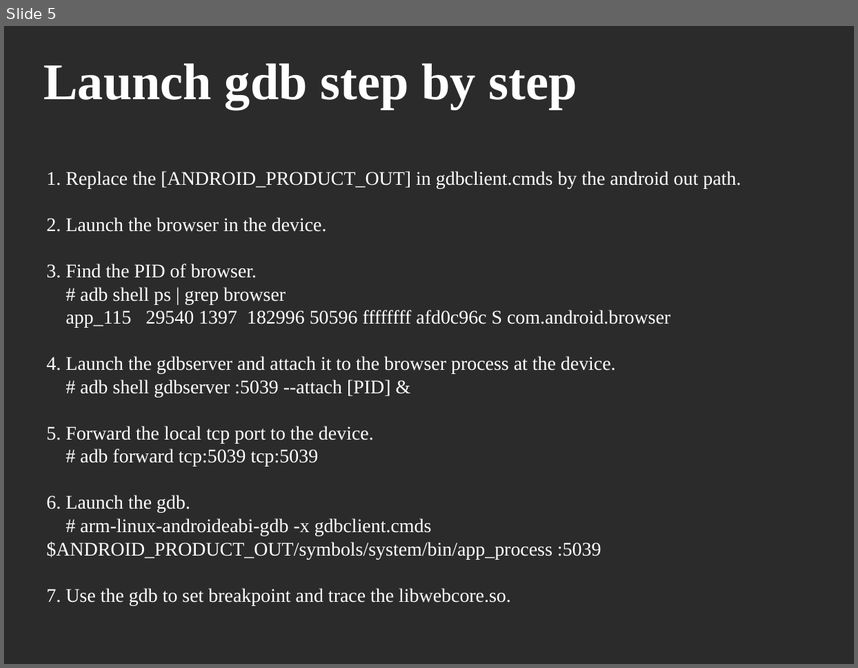
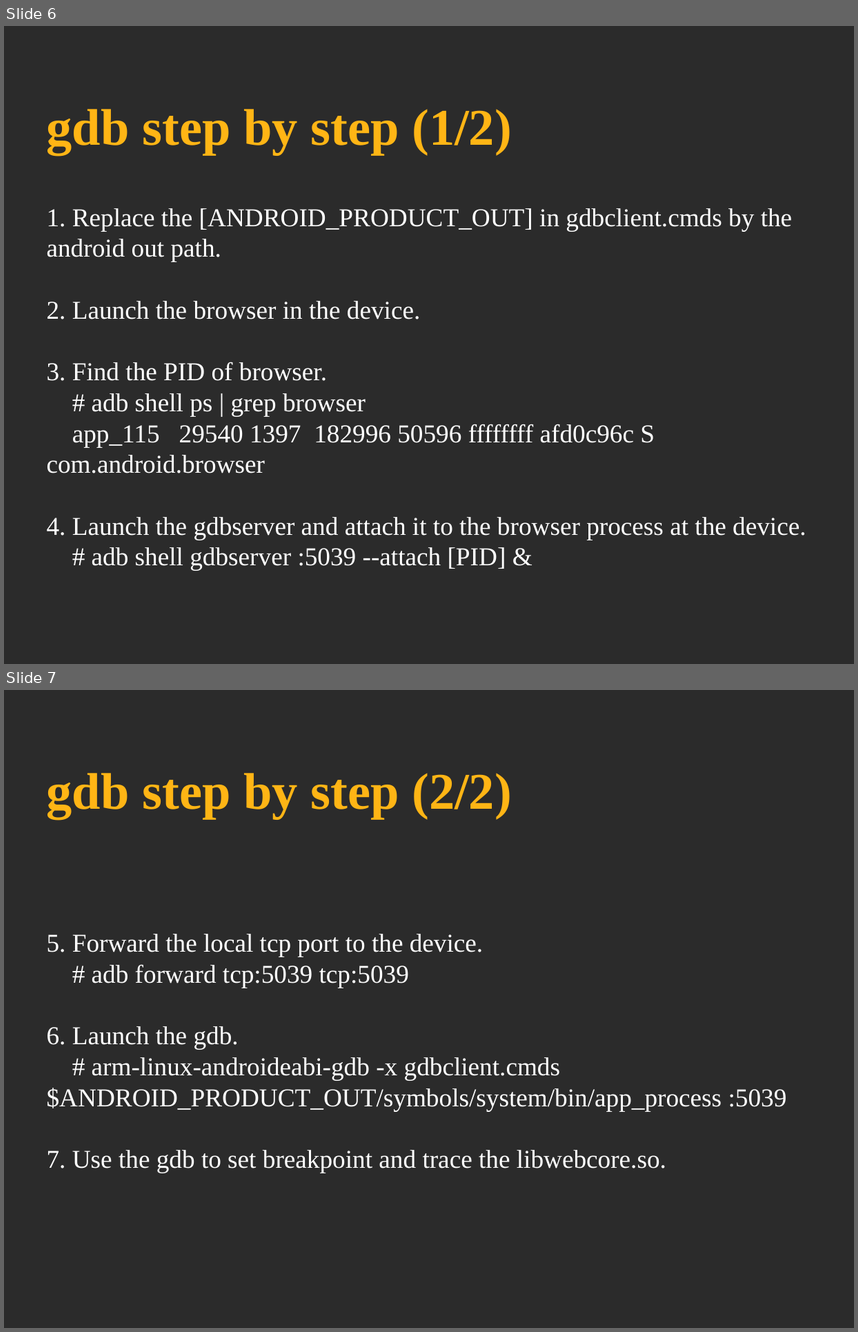
Before and after one commit to tsaicw/android_native_coding, a slide deck: debug_native_code_by_gdb.odp. Shown one above the other, each under a label of ours: slide 5 before the commit, slides 6 and 7 after it. The pictures are 858x668 and 858x1332 pixels, drawn with LibreOffice and Linux fonts; fonts in the diff are those of the drawing; background and template pictures are left out; a plain dark background stands for a picture behind light text. Boxes give left, top, right and bottom in pixels: in the first picture for what was removed or moved away, otherwise in the second. Text is boxed around its words. In the diff, an @@ line names an element or a change of style, - is before the commit and + after.

Commit message:
Modify the theme and font size of the presentation.

```diff
--- a/debug_native_code_by_gdb.odp
+++ b/debug_native_code_by_gdb.odp
@@ slide 7 added at [4, 690, 854, 1328], background picture (left out) @@
@@ title added at [47, 773, 512, 819], 48 pt, text #FFB515, bold @@
+gdb step by step (2/2)
@@ subtitle added at [47, 934, 787, 1172], 24 pt, text #FFFFFF @@
+5. Forward the local tcp port to the device.
+# adb forward tcp:5039 tcp:5039
+6. Launch the gdb.
+# arm-linux-androideabi-gdb -x gdbclient.cmds $ANDROID_PRODUCT_OUT/symbols/system/bin/app_process :5039
+7. Use the gdb to set breakpoint and trace the libwebcore.so.
@@ what was slide 5 is now slide 6 @@
@@ slide 6 changed as well @@
@@ title at [47, 109, 512, 155]: text changed; text colour #FFFFFF to #FFB515 @@
-Launch gdb step by step
+gdb step by step (1/2)
@@ subtitle "1. Replace the [ANDROID_PRODUCT_OUT] in ..." at [47, 208, 806, 570]: size 18 to 24 pt @@
@@ subtitle at [47, 426, 602, 605]: paragraphs removed @@
-5. Forward the local tcp port to the device.
-# adb forward tcp:5039 tcp:5039
-6. Launch the gdb.
-# arm-linux-androideabi-gdb -x gdbclient.cmds $ANDROID_PRODUCT_OUT/symbols/system/bin/app_process :5039
-7. Use the gdb to set breakpoint and trace the libwebcore.so.
```
Also in this commit, not shown: 7 other slides changed, 2 other slides added.
